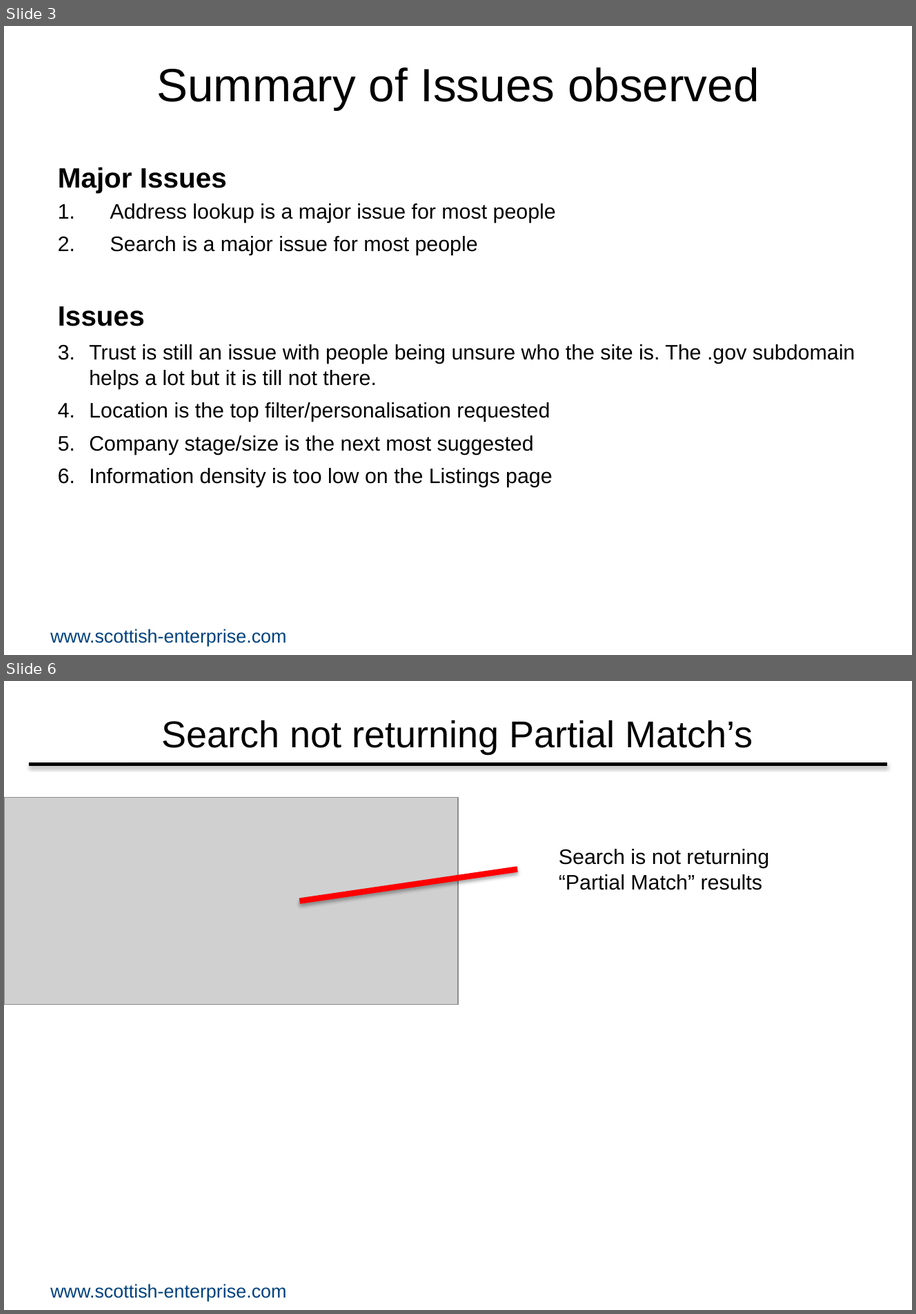
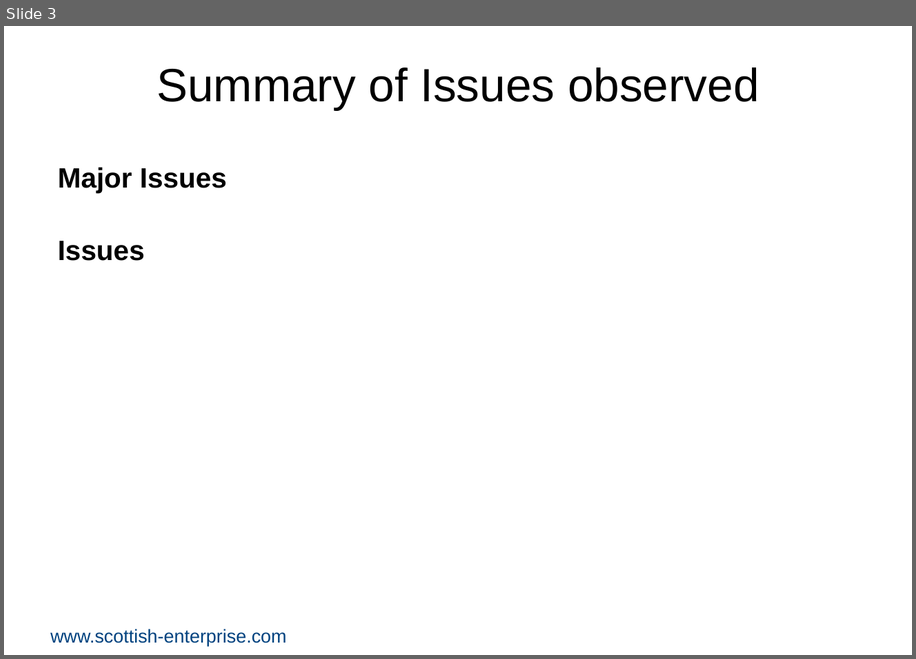
Before and after one commit to scotentSD/fbs, a slide deck: files/SEP-Usability-May-18.pptx. Shown one above the other, each under a label of ours: slides 3 and 6 before the commit, slide 3 after it; the slides between them are not shown. The pictures are 916x1314 and 916x659 pixels, drawn with LibreOffice and Linux fonts; fonts in the diff are those of the drawing; grey boxes stand for pictures; background and template pictures are left out. Boxes give left, top, right and bottom in pixels: in the first picture for what was removed or moved away, otherwise in the second. Text is boxed around its words. In the diff, an @@ line names an element or a change of style, - is before the commit and + after.

```diff
--- a/files/SEP-Usability-May-18.pptx
+++ b/files/SEP-Usability-May-18.pptx
@@ slide 6 removed at (4,681,912,1310), background picture (left out); not listed: 1 template element that a slide beside it also shows @@
@@ title removed at (162,720,753,754) @@
-Search not returning Partial Match’s
@@ line removed from (29, 764) to (888, 764) @@
@@ picture removed at (4,798,459,1005) @@
@@ text removed at (559,849,769,890) @@
-Search is not returning
-“Partial Match” results
@@ line removed from (518, 869) to (300, 900) @@
@@ slide 3 changed as well @@
@@ text at (110,203,556,255): paragraphs removed @@
-1. Address lookup is a major issue for most people
-2. Search is a major issue for most people
@@ text at (89,344,855,488): paragraphs removed @@
-1. Trust is still an issue with people being unsure who the site is. The .gov subdomain helps a lot but it is till not there.
-2. Location is the top filter/personalisation requested
-3. Company stage/size is the next most suggested
-4. Information density is too low on the Listings page
```
Also in this commit, not shown: 2 other slides changed, 1 slide added, 3 other slides removed, 3 other files.
